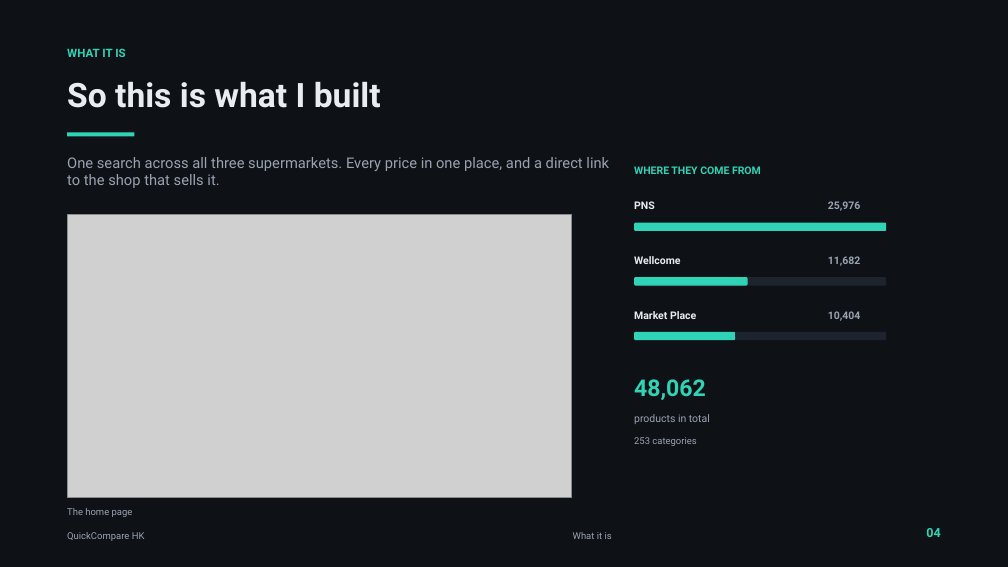
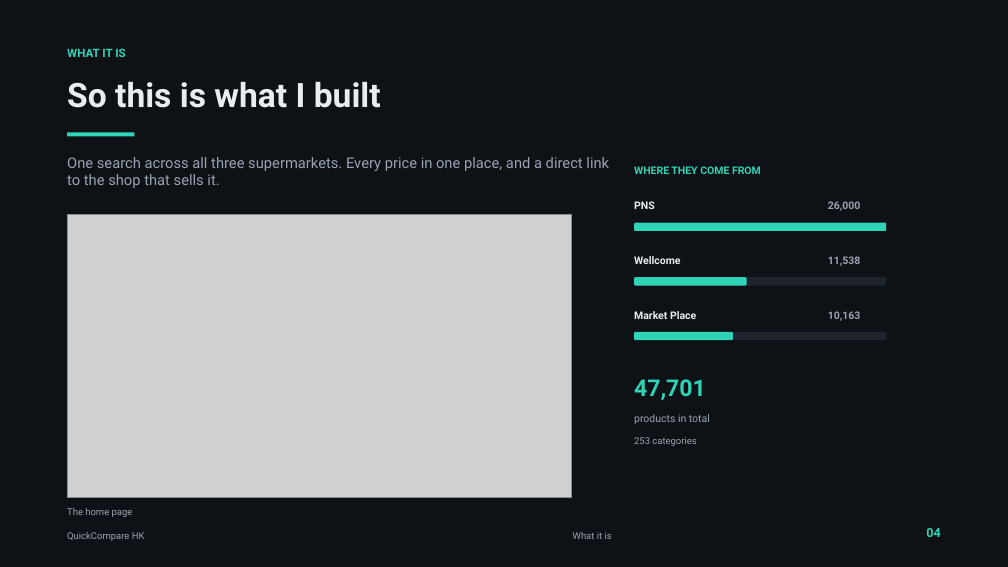
Before and after one commit to catarungpt/quickcompare-hk, a slide deck: slide 4 of deck/QuickCompare-HK.pptx. Drawn at 1008x567 pixels with LibreOffice and Linux fonts; fonts in the diff are those of the drawing; grey boxes stand for pictures. Boxes give left, top, right and bottom in pixels: in the first picture for what was removed or moved away, otherwise in the second. Text is boxed around its words. In the diff, an @@ line names an element or a change of style, - is before the commit and + after.

```diff
--- a/deck/QuickCompare-HK.pptx
+++ b/deck/QuickCompare-HK.pptx
@@ text at [828,201,861,211]: text changed @@
-25,976
+26,000
@@ text at [828,256,861,266]: text changed @@
-11,682
+11,538
@@ text at [828,311,861,321]: text changed @@
-10,404
+10,163
@@ text at [634,379,706,400]: text changed @@
-48,062
+47,701
```
Also in this commit, not shown: 4 other slides changed, 15 other files.
